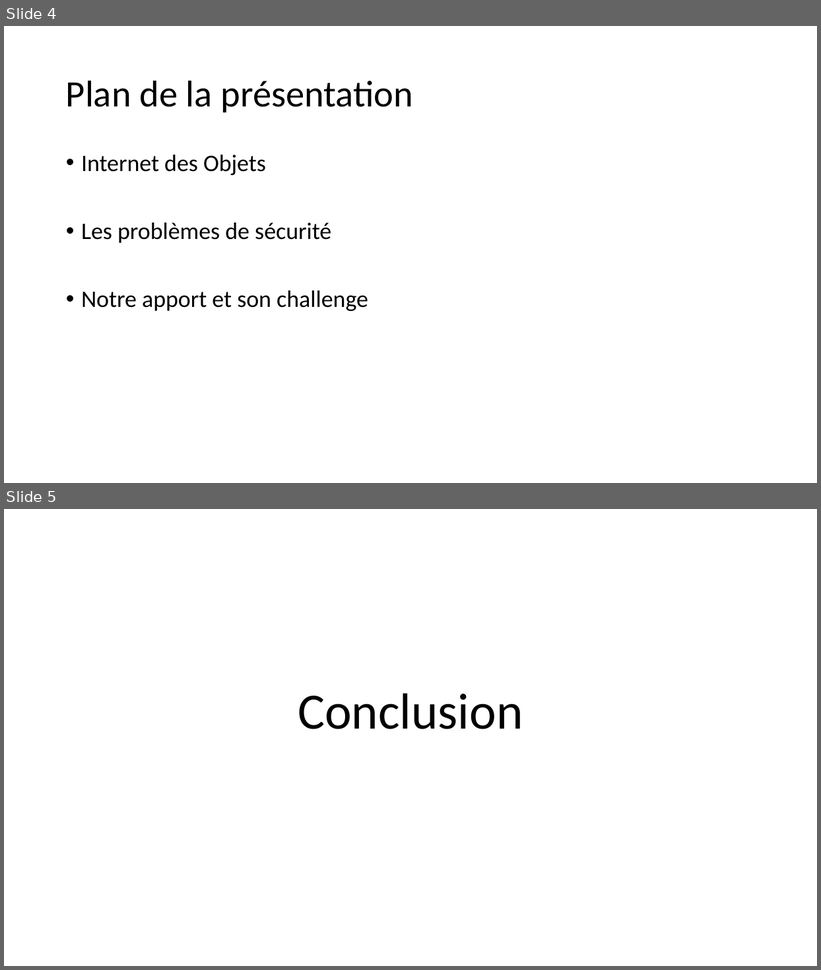
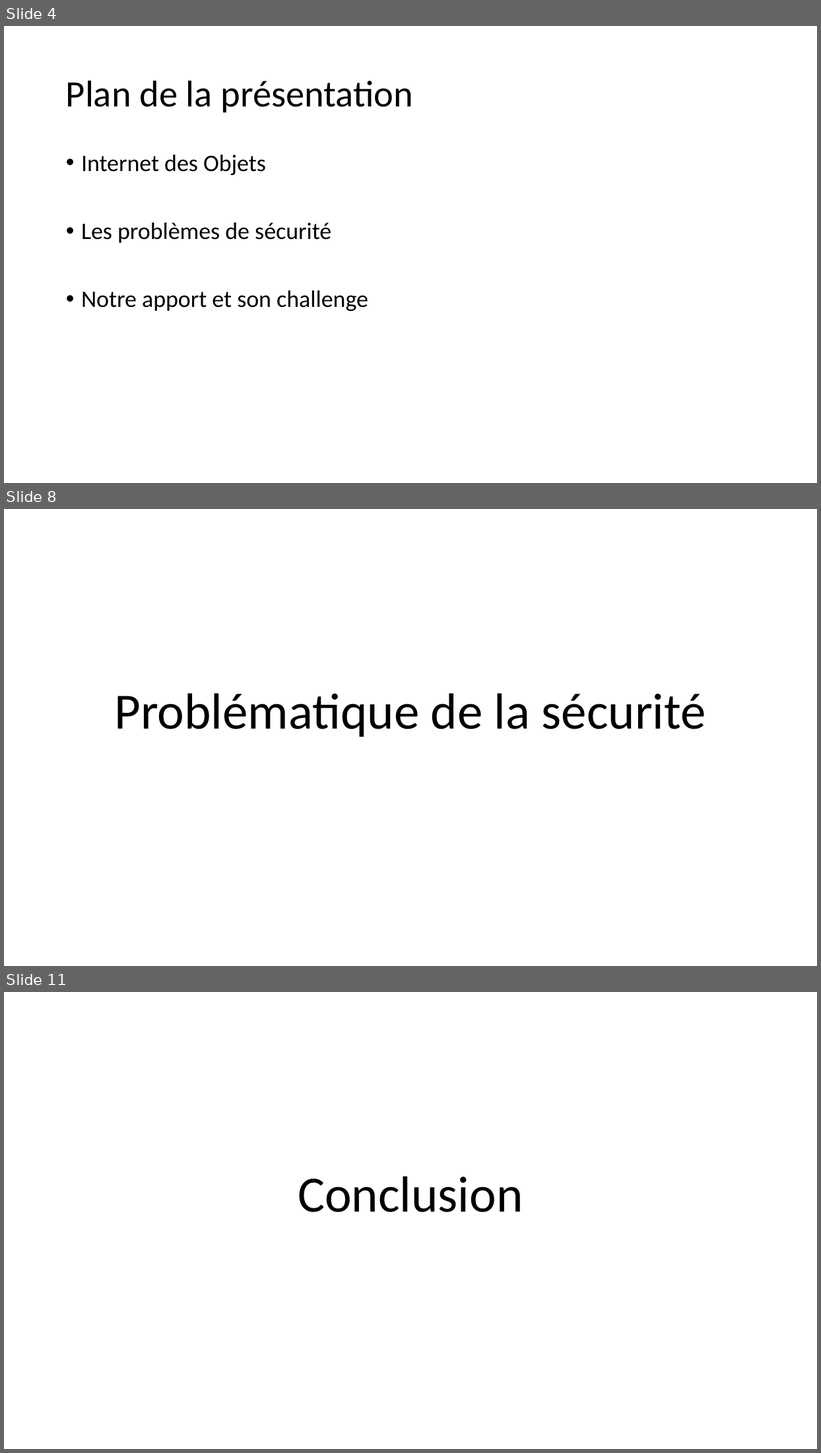
Before and after one commit to SquierDotQn/6lp-sniffer, a slide deck: Présentation1.odp. Shown one above the other, each under a label of ours: slides 4 and 5 before the commit, slides 4, 8 and 11 after it; the slides between them are not shown. The pictures are 821x970 and 821x1453 pixels, drawn with LibreOffice and Linux fonts; fonts in the diff are those of the drawing; background and template pictures are left out. Boxes give left, top, right and bottom in pixels: in the first picture for what was removed or moved away, otherwise in the second. Text is boxed around its words. In the diff, an @@ line names an element or a change of style, - is before the commit and + after.

```diff
--- a/Présentation1.odp
+++ b/Présentation1.odp
@@ slide 8 added at bbox=[4, 509, 817, 966], background #FFFFFF @@
@@ title added at bbox=[114, 693, 706, 737], 60 pt, text #000000 @@
+Problématique de la sécurité
@@ what was slide 5 is now slide 11 @@
```
Also in this commit, not shown: 5 other slides added.
